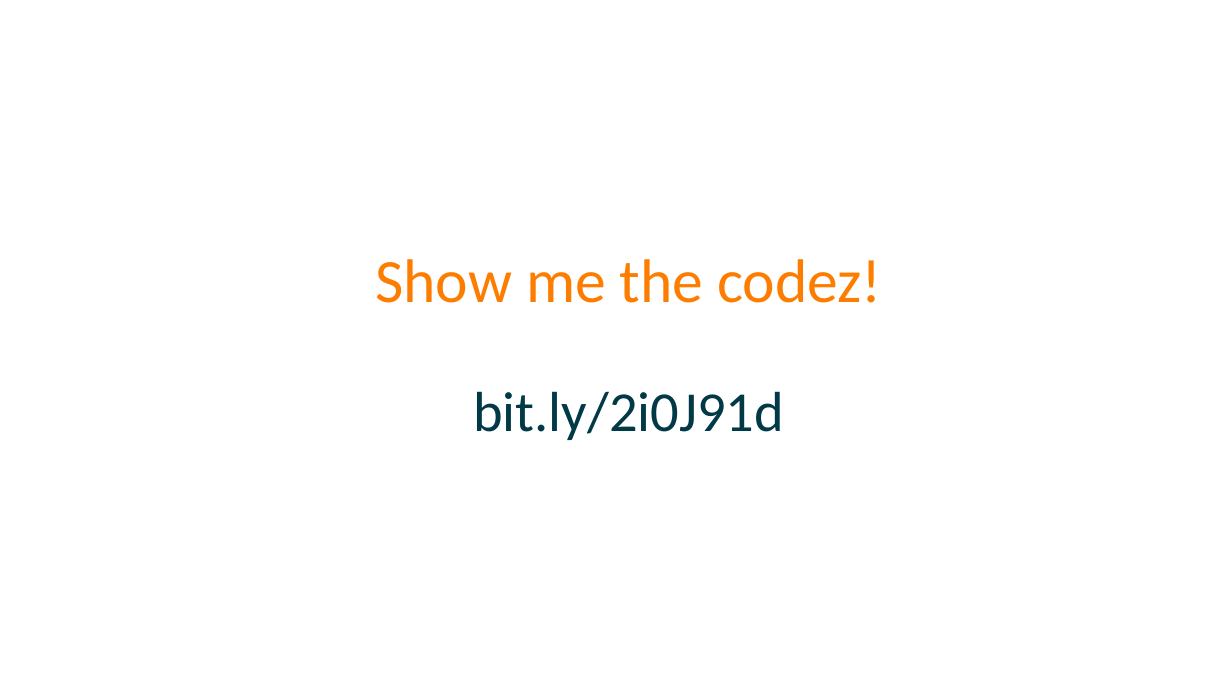
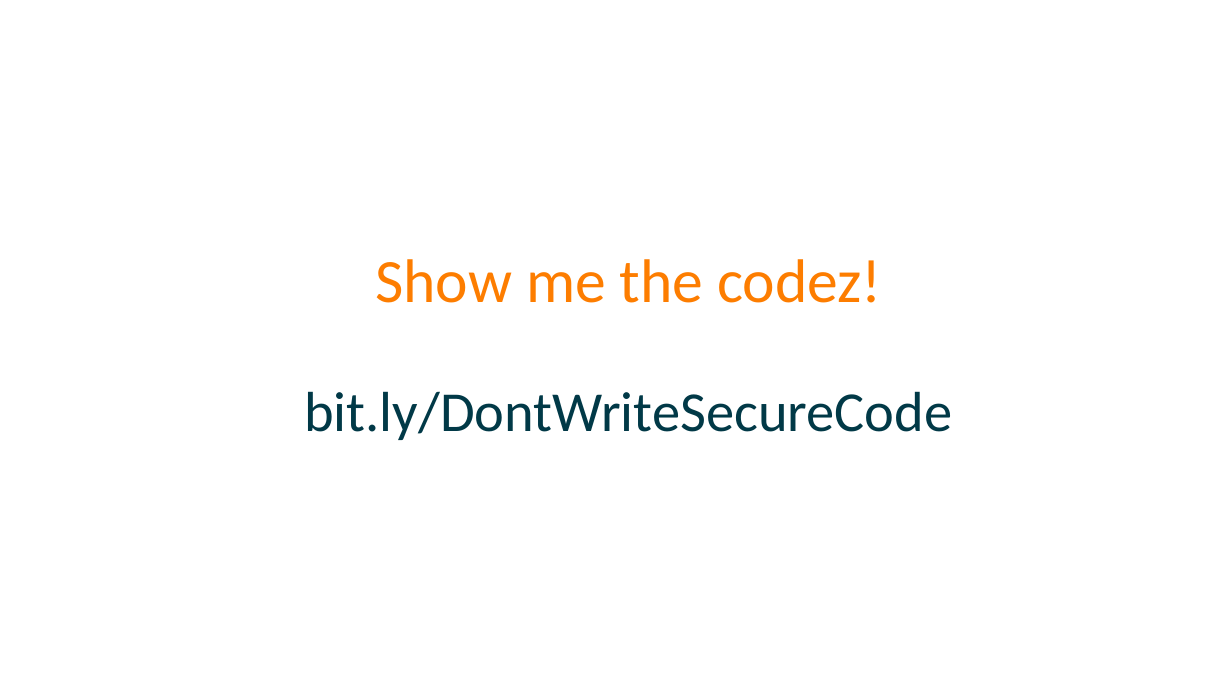
Before and after one commit to spetryjohnson/Talk---Dont-Write-Secure-Code-Design-Secure-Systems, a slide deck: slide 22 of Secure Systems - CodeMash 2017.pptx. Drawn at 1232x693 pixels with LibreOffice and Linux fonts; fonts in the diff are those of the drawing. Boxes give left, top, right and bottom in pixels: in the first picture for what was removed or moved away, otherwise in the second. Text is boxed around its words. In the diff, an @@ line names an element or a change of style, - is before the commit and + after.

```diff
--- a/Secure Systems - CodeMash 2017.pptx
+++ b/Secure Systems - CodeMash 2017.pptx
@@ title at <box>304,259,952,440</box>: text changed; size 48 to 44 pt; text colour #FD7D00 to #013947 @@
-Show me the codez!
-bit.ly/2i0J91d
+Show me the codez!
+bit.ly/DontWriteSecureCode
```
Also in this commit, not shown: 2 slides added, 3 slides removed, 1 other file.
